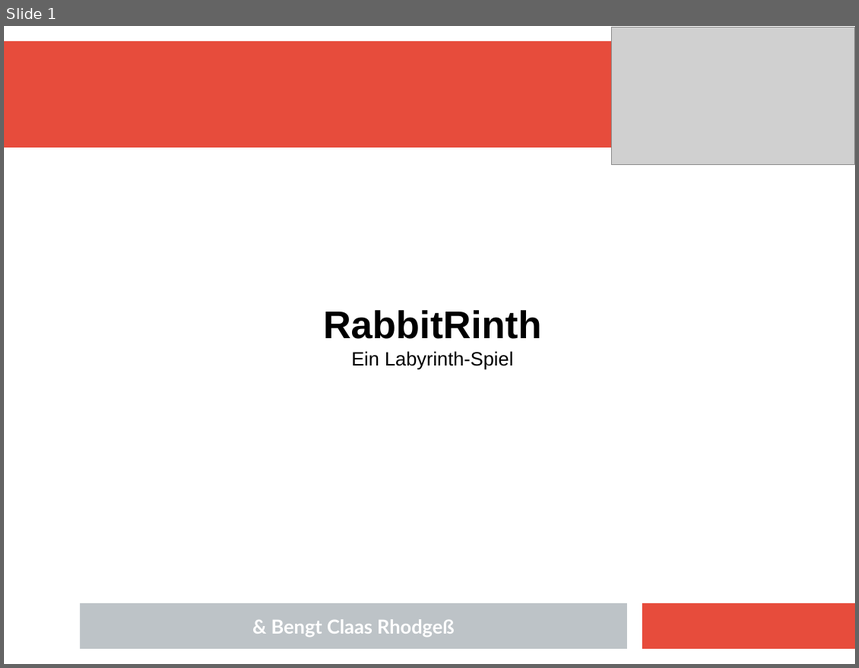
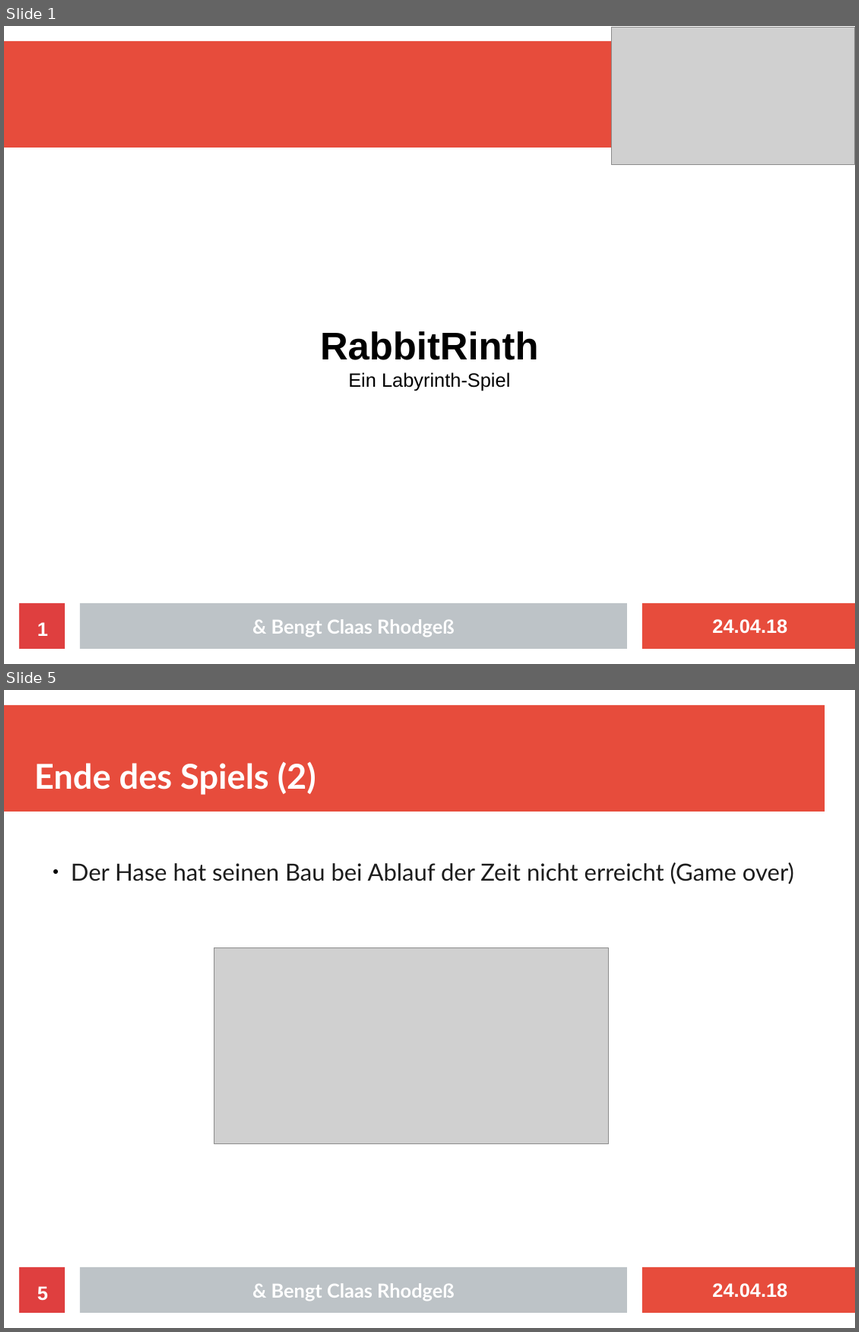
Before and after one commit to kodehat/webtech, a slide deck: doc/Präsentation/RabbitRinth.odp. Shown one above the other, each under a label of ours: slide 1 before the commit, slides 1 and 5 after it; the slides between them are not shown. The pictures are 859x668 and 859x1332 pixels, drawn with LibreOffice and Linux fonts; fonts in the diff are those of the drawing; grey boxes stand for pictures. Boxes give left, top, right and bottom in pixels: in the first picture for what was removed or moved away, otherwise in the second. Text is boxed around its words. In the diff, an @@ line names an element or a change of style, - is before the commit and + after.

```diff
--- a/doc/Präsentation/RabbitRinth.odp
+++ b/doc/Präsentation/RabbitRinth.odp
@@ slide 5 added at (4, 690, 855, 1328), background #FFFFFF; not listed: 7 template elements that a slide beside it also shows @@
@@ title added at (34, 761, 316, 795), 32 pt, text #FFFFFF, bold @@
+Ende des Spiels (2)
@@ text added at (71, 863, 794, 885), 22 pt, text #1C1C1C @@
+  ● Der Hase hat seinen Bau bei Ablauf der Zeit nicht erreicht (Game over)
@@ picture added at (214, 948, 608, 1144) @@
@@ slide 1 changed as well @@
@@ text "RabbitRinth": place and size @@
-text "RabbitRinth" at (323, 310, 542, 370)
+text "RabbitRinth" at (320, 332, 539, 391)
@@ rectangle added at (19, 604, 50, 649), fill #FFFFFF @@
@@ rectangle added at (19, 604, 65, 649), fill #DF3F3F @@
@@ page number added at (37, 623, 48, 636), 18 pt, text #FFFFFF, bold @@
+1
@@ text added at (712, 620, 788, 634), 18 pt, text #FFFFFF, bold @@
+24.04.18
```
Also in this commit, not shown: 4 other slides added, 1 slide removed, 3 other files.
